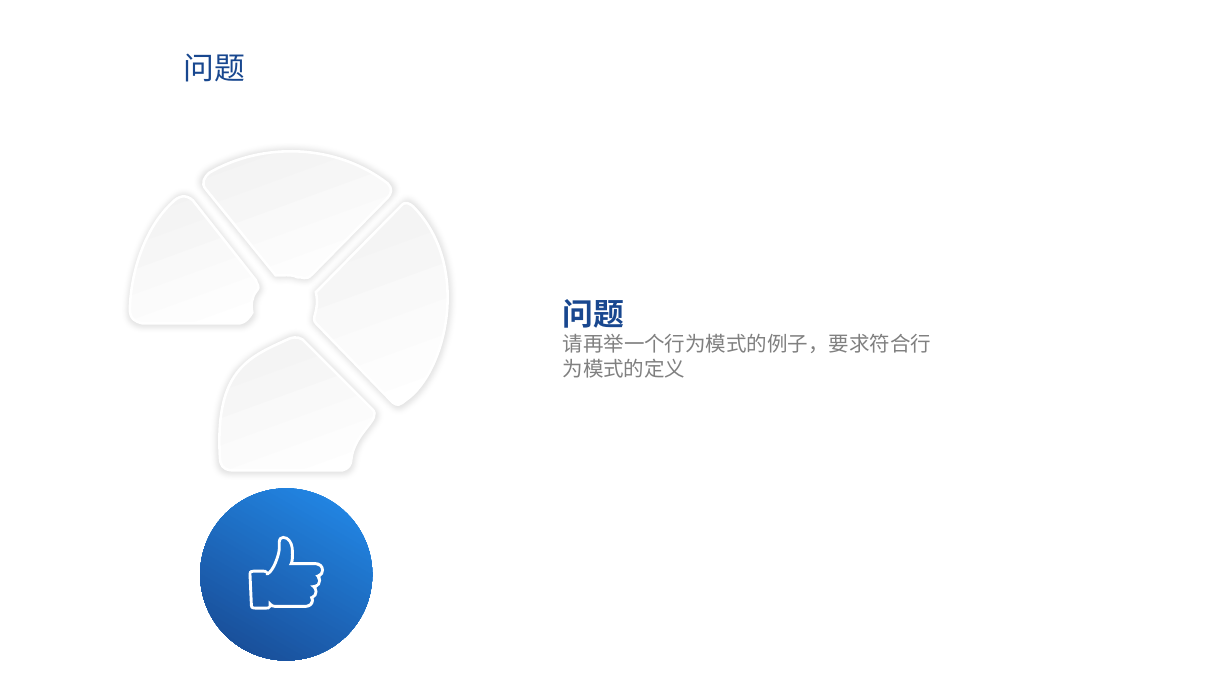
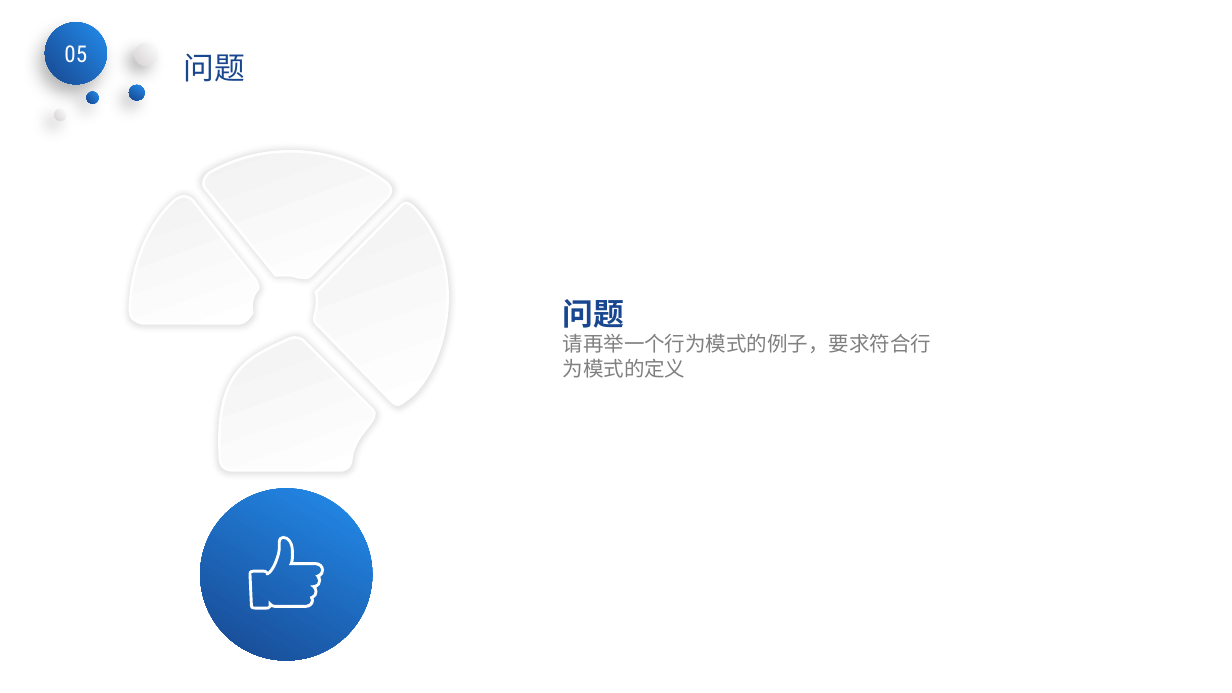
Before and after one commit to SarielX98/PRD2018G14, a slide deck: slide 69 of 受控文档/PPT/PRD2018-G14-界面原型.pptx (slide 87 before the commit). Drawn at 1232x693 pixels with LibreOffice and Linux fonts; fonts in the diff are those of the drawing; background and template pictures are left out. Boxes give left, top, right and bottom in pixels: in the first picture for what was removed or moved away, otherwise in the second. Text is boxed around its words. In the diff, an @@ line names an element or a change of style, - is before the commit and + after.

```diff
--- a/受控文档/PPT/PRD2018-G14-界面原型.pptx
+++ b/受控文档/PPT/PRD2018-G14-界面原型.pptx
@@ ellipse added at [45,22,107,84], fill gradient #238DED to #18478F, 18 pt, text #FFFFFF @@
+05
@@ ellipse added at [135,43,158,66], fill gradient #FFFFFF to #D4D2D3 @@
@@ ellipse added at [129,85,145,101], fill gradient #238DED to #18478F @@
@@ ellipse added at [55,109,67,121], fill gradient #FFFFFF to #D4D2D3 @@
@@ ellipse added at [87,91,99,104], fill gradient #238DED to #18478F @@
```
Also in this commit, not shown: 18 other slides changed, 24 slides added, 31 slides removed.
